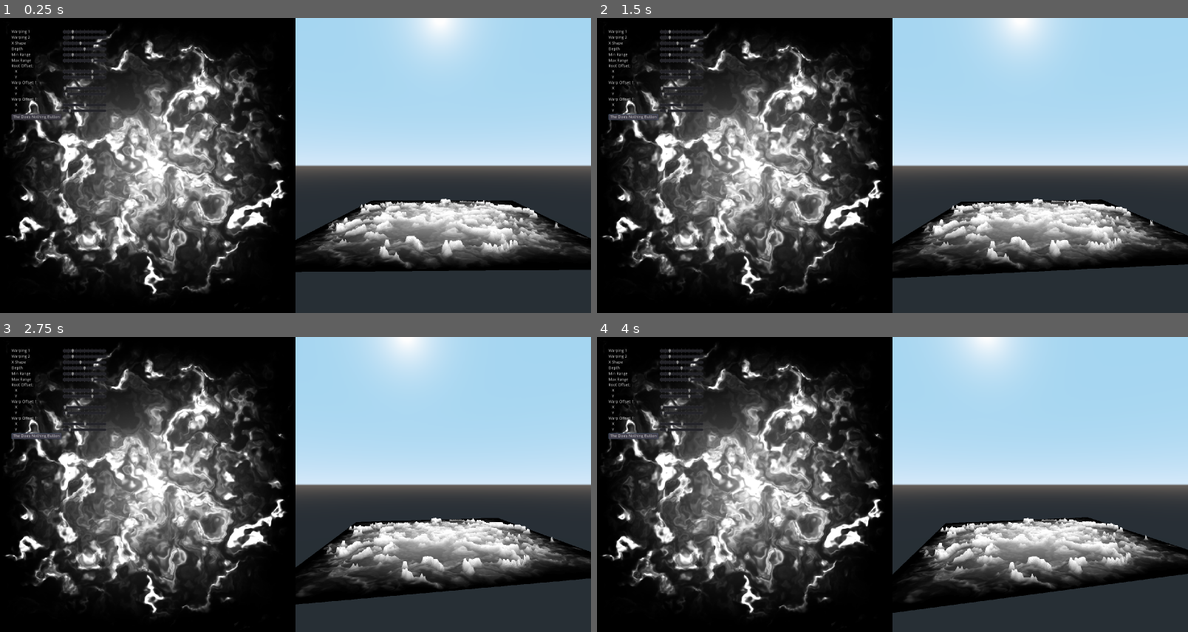
Above: before the commit, frames 1-4 (two rows, left to right).
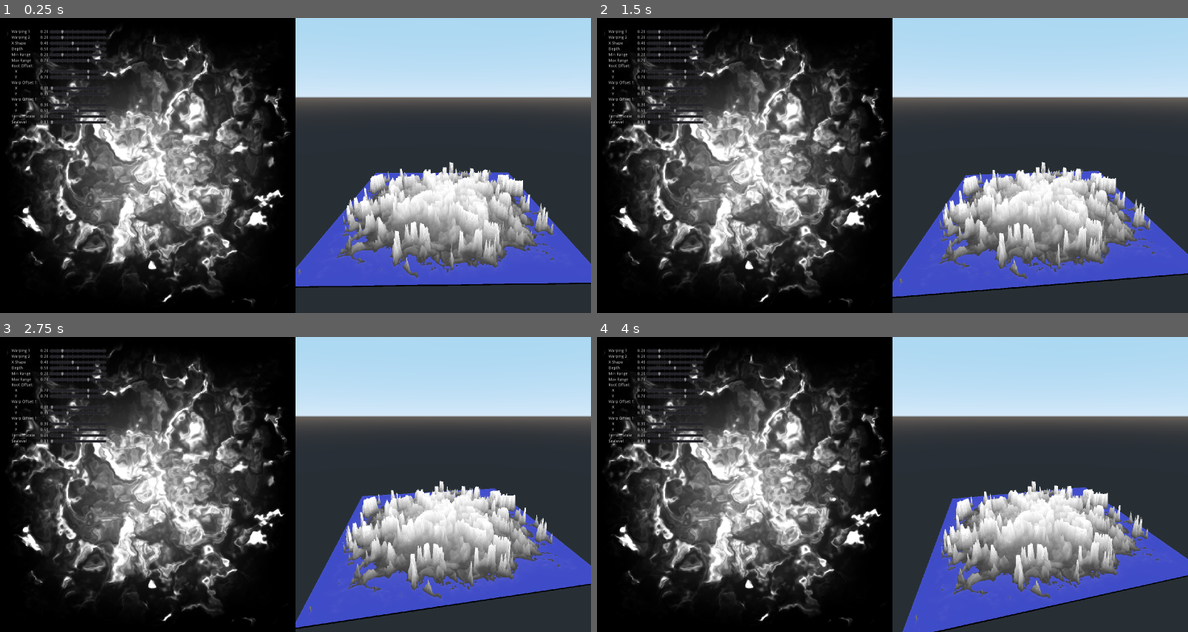
Above: after the commit, the same moments.

Repository: MichaelReel/ShaderTerrainTools
Game: Godot game, scene res://TerrainTool.tscn
The game is run twice, just before and just after one commit, with the same random seed, the same clock (stepped at 60 frames per second) and the same inputs. The engine's default icon, where the game draws it, is replaced by a stand-in: a white triangle on a blue panel in a dark square.
Inputs (mouse positions are in pixels of both pictures, inside the frame that each line leads up to):
- Up to frame 1 (0.25 s): no input
- Up to frame 2 (1.5 s): click (632, 118) at 0.5 s, where only the run before the commit has a clickable "The Does Nothing Button"; click (632, 118) at 1.25 s, where only the run before the commit has a clickable "The Does Nothing Button"
- Up to frame 3 (2.75 s): click (35, 437) at 2 s, where only the run before the commit has a clickable "The Does Nothing Button"
- Up to frame 4 (4 s): no input

The runs differ from the first frame. In frame 1, 45% of the frame differs, in the area x 0-100%, y 0-97%; in frame 2, 46%; in frame 3, 46%; in frame 4, 46%, in the area x 0-100%, y 0-100%.

Commit message:
Added more options and some value displays

Diff:
--- a/TerrainTool.tscn
+++ b/TerrainTool.tscn
@@ -26,6 +26,12 @@
 subdivide_width = 1023
 subdivide_depth = 1023
 center_offset = Vector3( 0.5, 0, 0.5 )
+
+[sub_resource type="PlaneMesh" id=6]
+
+[sub_resource type="SpatialMaterial" id=7]
+flags_transparent = true
+albedo_color = Color( 0.337255, 0.360784, 0.901961, 0.466667 )
 
 [sub_resource type="Animation" id=4]
 length = 0.001
@@ -97,12 +103,16 @@
 [node name="Spatial" type="Spatial" parent="TerrainViewportContainer/Viewport"]
 
 [node name="Camera" type="Camera" parent="TerrainViewportContainer/Viewport/Spatial"]
-transform = Transform( 1, 0, 0, 0, 1, 0, 0, 0, 1, 0, 0.5, 2 )
+transform = Transform( 1, 0, 0, 0, 0.9511, 0.308884, 0, -0.308884, 0.9511, 0, 1.1, 2 )
 
 [node name="TerrainMesh" type="MeshInstance" parent="TerrainViewportContainer/Viewport"]
 transform = Transform( 2, 0, 0, 0, 1, 0, 0, 0, 2, -1, 0, -1 )
 material_override = SubResource( 3 )
 mesh = SubResource( 1 )
+
+[node name="SeaMesh" type="MeshInstance" parent="TerrainViewportContainer/Viewport"]
+mesh = SubResource( 6 )
+material/0 = SubResource( 7 )
 
 [node name="DirectionalLight" type="DirectionalLight" parent="TerrainViewportContainer/Viewport"]
 transform = Transform( 0.707107, 1.28028e-08, -0.707107, 0.707107, -3.09086e-08, 0.707107, -1.28028e-08, -1, -3.09086e-08, 0, 0, 0 )
@@ -118,16 +128,23 @@
 margin_top = 40.0
 margin_right = -40.0
 margin_bottom = -40.0
-columns = 2
+columns = 3
 
 [node name="Label_Warping_1" type="Label" parent="GridContainer"]
 margin_top = 1.0
-margin_right = 173.0
+margin_right = 92.0
 margin_bottom = 15.0
 text = "Warping 1"
 
+[node name="Label_Warping_1_Value" type="Label" parent="GridContainer"]
+margin_left = 96.0
+margin_top = 1.0
+margin_right = 124.0
+margin_bottom = 15.0
+text = "0.00"
+
 [node name="HSlider_Warping_1" type="HSlider" parent="GridContainer"]
-margin_left = 177.0
+margin_left = 128.0
 margin_right = 329.0
 margin_bottom = 16.0
 size_flags_horizontal = 3
@@ -139,12 +156,19 @@
 
 [node name="Label_Warping_2" type="Label" parent="GridContainer"]
 margin_top = 21.0
-margin_right = 173.0
+margin_right = 92.0
 margin_bottom = 35.0
 text = "Warping 2"
 
+[node name="Label_Warping_2_Value" type="Label" parent="GridContainer"]
+margin_left = 96.0
+margin_top = 21.0
+margin_right = 124.0
+margin_bottom = 35.0
+text = "0.00"
+
 [node name="HSlider_Warping_2" type="HSlider" parent="GridContainer"]
-margin_left = 177.0
+margin_left = 128.0
 margin_top = 20.0
 margin_right = 329.0
 margin_bottom = 36.0
@@ -157,12 +181,19 @@
 
 [node name="Label_XShape" type="Label" parent="GridContainer"]
 margin_top = 41.0
-margin_right = 173.0
+margin_right = 92.0
 margin_bottom = 55.0
 text = "X Shape"
 
+[node name="Label_XShape_Value" type="Label" parent="GridContainer"]
+margin_left = 96.0
+margin_top = 41.0
+margin_right = 124.0
+margin_bottom = 55.0
+text = "0.00"
+
 [node name="HSlider_XShape" type="HSlider" parent="GridContainer"]
-margin_left = 177.0
+margin_left = 128.0
 margin_top = 40.0
 margin_right = 329.0
 margin_bottom = 56.0
@@ -175,12 +206,19 @@
 
 [node name="Label_Depth" type="Label" parent="GridContainer"]
 margin_top = 61.0
-margin_right = 173.0
+margin_right = 92.0
 margin_bottom = 75.0
 text = "Depth"
 
+[node name="Label_Depth_Value" type="Label" parent="GridContainer"]
+margin_left = 96.0
+margin_top = 61.0
+margin_right = 124.0
+margin_bottom = 75.0
+text = "0.00"
+
 [node name="HSlider_Depth" type="HSlider" parent="GridContainer"]
-margin_left = 177.0
+margin_left = 128.0
 margin_top = 60.0
 margin_right = 329.0
 margin_bottom = 76.0
@@ -193,12 +231,19 @@
 
 [node name="Label_Min_Range" type="Label" parent="GridContainer"]
 margin_top = 81.0
-margin_right = 173.0
+margin_right = 92.0
 margin_bottom = 95.0
 text = "Min Range"
 
+[node name="Label_Min_Range_Value" type="Label" parent="GridContainer"]
+margin_left = 96.0
+margin_top = 81.0
+margin_right = 124.0
+margin_bottom = 95.0
+text = "0.00"
+
 [node name="HSlider_Min_Range" type="HSlider" parent="GridContainer"]
-margin_left = 177.0
+margin_left = 128.0
 margin_top = 80.0
 margin_right = 329.0
 margin_bottom = 96.0
@@ -211,12 +256,19 @@
 
 [node name="Label_Max_Range" type="Label" parent="GridContainer"]
 margin_top = 101.0
-margin_right = 173.0
+margin_right = 92.0
 margin_bottom = 115.0
 text = "Max Range"
 
+[node name="Label_Max_Range_Value" type="Label" parent="GridContainer"]
+margin_left = 96.0
+margin_top = 101.0
+margin_right = 124.0
+margin_bottom = 115.0
+text = "0.00"
+
 [node name="HSlider_Max_Range" type="HSlider" parent="GridContainer"]
-margin_left = 177.0
+margin_left = 128.0
 margin_top = 100.0
 margin_right = 329.0
 margin_bottom = 116.0
@@ -229,24 +281,37 @@
 
 [node name="Label_RootOffset" type="Label" parent="GridContainer"]
 margin_top = 120.0
-margin_right = 173.0
+margin_right = 92.0
 margin_bottom = 134.0
 text = "Root Offset:"
 
 [node name="Label_RootOffset_Spacer" type="Label" parent="GridContainer"]
-margin_left = 177.0
+margin_left = 96.0
+margin_top = 120.0
+margin_right = 124.0
+margin_bottom = 134.0
+
+[node name="Label_RootOffset_Spacer2" type="Label" parent="GridContainer"]
+margin_left = 128.0
 margin_top = 120.0
 margin_right = 329.0
 margin_bottom = 134.0
 
 [node name="Label_RootOffset_X" type="Label" parent="GridContainer"]
 margin_top = 139.0
-margin_right = 173.0
+margin_right = 92.0
 margin_bottom = 153.0
 text = "   X"
 
+[node name="Label_RootOffset_X_Value" type="Label" parent="GridContainer"]
+margin_left = 96.0
+margin_top = 139.0
+margin_right = 124.0
+margin_bottom = 153.0
+text = "0.00"
+
 [node name="HSlider_RootOffset_X" type="HSlider" parent="GridContainer"]
-margin_left = 177.0
+margin_left = 128.0
 margin_top = 138.0
 margin_right = 329.0
 margin_bottom = 154.0
@@ -259,12 +324,19 @@
 
 [node name="Label_RootOffset_Y" type="Label" parent="GridContainer"]
 margin_top = 159.0
-margin_right = 173.0
+margin_right = 92.0
 margin_bottom = 173.0
 text = "   Y"
 
+[node name="Label_RootOffset_Y_Value" type="Label" parent="GridContainer"]
+margin_left = 96.0
+margin_top = 159.0
+margin_right = 124.0
+margin_bottom = 173.0
+text = "0.00"
+
 [node name="HSlider_RootOffset_Y" type="HSlider" parent="GridContainer"]
-margin_left = 177.0
+margin_left = 128.0
 margin_top = 158.0
 margin_right = 329.0
 margin_bottom = 174.0
@@ -277,130 +349,205 @@
 
 [node name="Label_WarpOffset_1" type="Label" parent="GridContainer"]
 margin_top = 178.0
-margin_right = 173.0
+margin_right = 92.0
 margin_bottom = 192.0
 text = "Warp Offset 1:"
 
 [node name="Label_WarpOffset_Spacer_1" type="Label" parent="GridContainer"]
-margin_left = 177.0
+margin_left = 96.0
+margin_top = 178.0
+margin_right = 124.0
+margin_bottom = 192.0
+
+[node name="Label_WarpOffset_Spacer_1_b" type="Label" parent="GridContainer"]
+margin_left = 128.0
 margin_top = 178.0
 margin_right = 329.0
 margin_bottom = 192.0
 
 [node name="Label_WarpOffset_X_1" type="Label" parent="GridContainer"]
 margin_top = 197.0
-margin_right = 173.0
+margin_right = 92.0
 margin_bottom = 211.0
 text = "   X"
 
+[node name="Label_WarpOffset_X_1_Value" type="Label" parent="GridContainer"]
+margin_left = 96.0
+margin_top = 197.0
+margin_right = 124.0
+margin_bottom = 211.0
+text = "0.00"
+
 [node name="HSlider_WarpOffset_X_1" type="HSlider" parent="GridContainer"]
-margin_left = 177.0
+margin_left = 128.0
 margin_top = 196.0
 margin_right = 329.0
 margin_bottom = 212.0
 size_flags_horizontal = 3
-max_value = 10.0
-step = 0.1
+max_value = 1.0
+step = 0.01
 tick_count = 11
 ticks_on_borders = true
 
 [node name="Label_WarpOffset_Y_1" type="Label" parent="GridContainer"]
 margin_top = 217.0
-margin_right = 173.0
+margin_right = 92.0
 margin_bottom = 231.0
 text = "   Y"
 
+[node name="Label_WarpOffset_Y_1_Value" type="Label" parent="GridContainer"]
+margin_left = 96.0
+margin_top = 217.0
+margin_right = 124.0
+margin_bottom = 231.0
+text = "0.00"
+
 [node name="HSlider_WarpOffset_Y_1" type="HSlider" parent="GridContainer"]
-margin_left = 177.0
+margin_left = 128.0
 margin_top = 216.0
 margin_right = 329.0
 margin_bottom = 232.0
 size_flags_horizontal = 3
-max_value = 10.0
-step = 0.1
+max_value = 1.0
+step = 0.01
 value = 0.3
 tick_count = 11
 ticks_on_borders = true
 
 [node name="Label_WarpOffset_2" type="Label" parent="GridContainer"]
 margin_top = 236.0
-margin_right = 173.0
+margin_right = 92.0
 margin_bottom = 250.0
 text = "Warp Offset 1:"
 
 [node name="Label_WarpOffset_Spacer_2" type="Label" parent="GridContainer"]
-margin_left = 177.0
+margin_left = 96.0
+margin_top = 236.0
+margin_right = 124.0
+margin_bottom = 250.0
+
+[node name="Label_WarpOffset_Spacer_2_b" type="Label" parent="GridContainer"]
+margin_left = 128.0
 margin_top = 236.0
 margin_right = 329.0
 margin_bottom = 250.0
 
 [node name="Label_WarpOffset_X_2" type="Label" parent="GridContainer"]
 margin_top = 255.0
-margin_right = 173.0
+margin_right = 92.0
 margin_bottom = 269.0
 text = "   X"
 
+[node name="Label_WarpOffset_X_2_Value" type="Label" parent="GridContainer"]
+margin_left = 96.0
+margin_top = 255.0
+margin_right = 124.0
+margin_bottom = 269.0
+text = "0.00"
+
 [node name="HSlider_WarpOffset_X_2" type="HSlider" parent="GridContainer"]
-margin_left = 177.0
+margin_left = 128.0
 margin_top = 254.0
 margin_right = 329.0
 margin_bottom = 270.0
 size_flags_horizontal = 3
-max_value = 10.0
-step = 0.1
-value = 5.2
+max_value = 1.0
+step = 0.01
+value = 0.3
 tick_count = 11
 ticks_on_borders = true
 
 [node name="Label_WarpOffset_Y_2" type="Label" parent="GridContainer"]
 margin_top = 275.0
-margin_right = 173.0
+margin_right = 92.0
 margin_bottom = 289.0
 text = "   Y"
 
+[node name="Label_WarpOffset_Y_2_Value" type="Label" parent="GridContainer"]
+margin_left = 96.0
+margin_top = 275.0
+margin_right = 124.0
+margin_bottom = 289.0
+text = "0.00"
+
 [node name="HSlider_WarpOffset_Y_2" type="HSlider" parent="GridContainer"]
-margin_left = 177.0
+margin_left = 128.0
 margin_top = 274.0
 margin_right = 329.0
 margin_bottom = 290.0
 size_flags_horizontal = 3
-max_value = 10.0
-step = 0.1
-value = 1.3
-tick_count = 11
-ticks_on_borders = true
-
-[node name="Button" type="Button" parent="GridContainer"]
+max_value = 1.0
+step = 0.01
+value = 0.5
+tick_count = 11
+ticks_on_borders = true
+
+[node name="Label_TerrainScale" type="Label" parent="GridContainer"]
+margin_top = 295.0
+margin_right = 92.0
+margin_bottom = 309.0
+text = "Terrain Scale"
+
+[node name="Label_TerrainScale_Value" type="Label" parent="GridContainer"]
+margin_left = 96.0
+margin_top = 295.0
+margin_right = 124.0
+margin_bottom = 309.0
+text = "0.00"
+
+[node name="HSlider_TerrainScale" type="HSlider" parent="GridContainer"]
+margin_left = 128.0
 margin_top = 294.0
-margin_right = 173.0
-margin_bottom = 314.0
-text = "The Does Nothing Button"
+margin_right = 329.0
+margin_bottom = 310.0
+size_flags_horizontal = 3
+max_value = 1.0
+step = 0.01
+value = 0.2
+tick_count = 11
+ticks_on_borders = true
+
+[node name="Label_Sealevel" type="Label" parent="GridContainer"]
+margin_top = 315.0
+margin_right = 92.0
+margin_bottom = 329.0
+text = "Sealevel"
+
+[node name="Label_Sealevel_Value" type="Label" parent="GridContainer"]
+margin_left = 96.0
+margin_top = 315.0
+margin_right = 124.0
+margin_bottom = 329.0
+text = "0.00"
+
+[node name="HSlider_Sealevel" type="HSlider" parent="GridContainer"]
+margin_left = 128.0
+margin_top = 314.0
+margin_right = 329.0
+margin_bottom = 330.0
+size_flags_horizontal = 3
+min_value = 0.01
+max_value = 1.0
+step = 0.01
+value = 0.01
+tick_count = 11
+ticks_on_borders = true
 
 [node name="DebounceTimer" type="Timer" parent="GridContainer"]
 wait_time = 0.1
 one_shot = true
 
-[connection signal="drag_ended" from="GridContainer/HSlider_Warping_1" to="." method="_on_HSlider_drag_ended"]
 [connection signal="value_changed" from="GridContainer/HSlider_Warping_1" to="." method="_on_HSlider_value_changed"]
-[connection signal="drag_ended" from="GridContainer/HSlider_Warping_2" to="." method="_on_HSlider_drag_ended"]
 [connection signal="value_changed" from="GridContainer/HSlider_Warping_2" to="." method="_on_HSlider_value_changed"]
-[connection signal="drag_ended" from="GridContainer/HSlider_XShape" to="." method="_on_HSlider_drag_ended"]
 [connection signal="value_changed" from="GridContainer/HSlider_XShape" to="." method="_on_HSlider_value_changed"]
-[connection signal="drag_ended" from="GridContainer/HSlider_Depth" to="." method="_on_HSlider_drag_ended"]
 [connection signal="value_changed" from="GridContainer/HSlider_Depth" to="." method="_on_HSlider_value_changed"]
-[connection signal="drag_ended" from="GridContainer/HSlider_Min_Range" to="." method="_on_HSlider_drag_ended"]
 [connection signal="value_changed" from="GridContainer/HSlider_Min_Range" to="." method="_on_HSlider_value_changed"]
-[connection signal="drag_ended" from="GridContainer/HSlider_Max_Range" to="." method="_on_HSlider_drag_ended"]
 [connection signal="value_changed" from="GridContainer/HSlider_Max_Range" to="." method="_on_HSlider_value_changed"]
-[connection signal="drag_ended" from="GridContainer/HSlider_RootOffset_X" to="." method="_on_HSlider_drag_ended"]
 [connection signal="value_changed" from="GridContainer/HSlider_RootOffset_X" to="." method="_on_HSlider_value_changed"]
-[connection signal="drag_ended" from="GridContainer/HSlider_RootOffset_Y" to="." method="_on_HSlider_drag_ended"]
 [connection signal="value_changed" from="GridContainer/HSlider_RootOffset_Y" to="." method="_on_HSlider_value_changed"]
-[connection signal="drag_ended" from="GridContainer/HSlider_WarpOffset_X_1" to="." method="_on_HSlider_drag_ended"]
 [connection signal="value_changed" from="GridContainer/HSlider_WarpOffset_X_1" to="." method="_on_HSlider_value_changed"]
-[connection signal="drag_ended" from="GridContainer/HSlider_WarpOffset_Y_1" to="." method="_on_HSlider_drag_ended"]
 [connection signal="value_changed" from="GridContainer/HSlider_WarpOffset_Y_1" to="." method="_on_HSlider_value_changed"]
-[connection signal="drag_ended" from="GridContainer/HSlider_WarpOffset_X_2" to="." method="_on_HSlider_drag_ended"]
 [connection signal="value_changed" from="GridContainer/HSlider_WarpOffset_X_2" to="." method="_on_HSlider_value_changed"]
-[connection signal="drag_ended" from="GridContainer/HSlider_WarpOffset_Y_2" to="." method="_on_HSlider_drag_ended"]
 [connection signal="value_changed" from="GridContainer/HSlider_WarpOffset_Y_2" to="." method="_on_HSlider_value_changed"]
+[connection signal="value_changed" from="GridContainer/HSlider_TerrainScale" to="." method="_on_HSlider_terrain_value_changed"]
+[connection signal="value_changed" from="GridContainer/HSlider_Sealevel" to="." method="_on_HSlider_sea_changed"]
--- a/tool/terrain/TerrainMesh.gd
+++ b/tool/terrain/TerrainMesh.gd
@@ -3,6 +3,7 @@
 onready var texture_viewport := $TextureViewportContainer/Viewport
 onready var texture_rect := $TextureViewportContainer/Viewport/TextureRect
 onready var plane_mesh := $TerrainViewportContainer/Viewport/TerrainMesh
+onready var sea_mesh := $TerrainViewportContainer/Viewport/SeaMesh
 
 onready var slider_warping_1 := $GridContainer/HSlider_Warping_1
 onready var slider_warping_2 := $GridContainer/HSlider_Warping_2
@@ -16,6 +17,24 @@
 onready var slider_warp_offset_1_y := $GridContainer/HSlider_WarpOffset_Y_1
 onready var slider_warp_offset_2_x := $GridContainer/HSlider_WarpOffset_X_2
 onready var slider_warp_offset_2_y := $GridContainer/HSlider_WarpOffset_Y_2
+onready var slider_terrain_scale := $GridContainer/HSlider_TerrainScale
+onready var slider_sealevel := $GridContainer/HSlider_Sealevel
+
+onready var display_warping_1 := $GridContainer/Label_Warping_1_Value
+onready var display_warping_2 := $GridContainer/Label_Warping_2_Value
+onready var display_xshape := $GridContainer/Label_XShape_Value
+onready var display_depth := $GridContainer/Label_Depth_Value
+onready var display_min_range := $GridContainer/Label_Min_Range_Value
+onready var display_max_range := $GridContainer/Label_Max_Range_Value
+onready var display_root_offset_x := $GridContainer/Label_RootOffset_X_Value
+onready var display_root_offset_y := $GridContainer/Label_RootOffset_Y_Value
+onready var display_warp_offset_1_x := $GridContainer/Label_WarpOffset_X_1_Value
+onready var display_warp_offset_1_y := $GridContainer/Label_WarpOffset_Y_1_Value
+onready var display_warp_offset_2_x := $GridContainer/Label_WarpOffset_X_2_Value
+onready var display_warp_offset_2_y := $GridContainer/Label_WarpOffset_Y_2_Value
+onready var display_terrain_scale := $GridContainer/Label_TerrainScale_Value
+onready var display_sealevel := $GridContainer/Label_Sealevel_Value
+
 onready var debounce_timer := $GridContainer/DebounceTimer
 
 onready var rotation_player := $TerrainViewportContainer/Viewport/AnimationPlayer
@@ -24,11 +43,12 @@
 
 func _ready() -> void:
 	rotation_player.play("rotate", -1, rotation_speed)
+	_update_value_displays()
 	_update_texture_shader_uniforms()
-	_update_terrain_shader_uniforms()
+	_update_terrain_init_shader_uniforms()
 
 
-func _update_terrain_shader_uniforms() -> void:
+func _update_terrain_init_shader_uniforms() -> void:
 	texture_viewport.set_clear_mode(Viewport.CLEAR_MODE_ONLY_NEXT_FRAME)
 	yield(get_tree(), "idle_frame")
 	yield(get_tree(), "idle_frame")
@@ -36,7 +56,14 @@
 	var texture : Texture = texture_viewport.get_texture()
 	plane_mesh.material_override.set_shader_param("height_map", texture)
 	plane_mesh.material_override.set_shader_param("surface_map", texture)
+	_update_terrain_shader_uniforms()
+	_update_sea_height()
 
+func _update_terrain_shader_uniforms() -> void:
+	plane_mesh.material_override.set_shader_param("height_scale", slider_terrain_scale.value)
+
+func _update_sea_height() -> void:
+	sea_mesh.translation.y = slider_sealevel.value
 
 func _update_texture_shader_uniforms() -> void:
 	texture_rect.material.set_shader_param("warping_1", slider_warping_1.value)
@@ -52,17 +79,38 @@
 	texture_rect.material.set_shader_param("warp_offset_1", warp_offset_1)
 	texture_rect.material.set_shader_param("warp_offset_2", warp_offset_2)
 
-# uniform vec2 root_offset = vec2(0.0, 0.0);
-# uniform vec2 warp_offset_1 = vec2(0.0, 0.3);
-# uniform vec2 warp_offset_2 = vec2(5.2, 1.3);
+func _update_value_displays() -> void:
+	display_warping_1.text       = "%5.2f" % slider_warping_1.value
+	display_warping_2.text       = "%5.2f" % slider_warping_2.value
+	display_xshape.text          = "%5.2f" % slider_xshape.value
+	display_depth.text           = "%5.2f" % slider_depth.value
+	display_min_range.text       = "%5.2f" % slider_min_range.value
+	display_max_range.text       = "%5.2f" % slider_max_range.value
+	display_root_offset_x.text   = "%5.2f" % slider_root_offset_x.value
+	display_root_offset_y.text   = "%5.2f" % slider_root_offset_y.value
+	display_warp_offset_1_x.text = "%5.2f" % slider_warp_offset_1_x.value
+	display_warp_offset_1_y.text = "%5.2f" % slider_warp_offset_1_y.value
+	display_warp_offset_2_x.text = "%5.2f" % slider_warp_offset_2_x.value
+	display_warp_offset_2_y.text = "%5.2f" % slider_warp_offset_2_y.value
+	display_terrain_scale.text   = "%5.2f" % slider_terrain_scale.value
+	display_sealevel.text        = "%5.2f" % slider_sealevel.value
 
-
-func _on_HSlider_drag_ended(value_changed: bool) -> void:
-	if value_changed:
-		_update_texture_shader_uniforms()
 
 
 func _on_HSlider_value_changed(_value: float) -> void:
 	if debounce_timer.is_stopped():
+		_update_value_displays()
 		_update_texture_shader_uniforms()
 		debounce_timer.start()
+
+
+func _on_HSlider_terrain_value_changed(_value: float) -> void:
+	if debounce_timer.is_stopped():
+		_update_value_displays()
+		_update_terrain_shader_uniforms()
+		debounce_timer.start()
+
+
+func _on_HSlider_sea_changed(_value: float) -> void:
+	_update_value_displays()
+	_update_sea_height()
Not shown: 1 places in TerrainTool.tscn that only renumber resources
